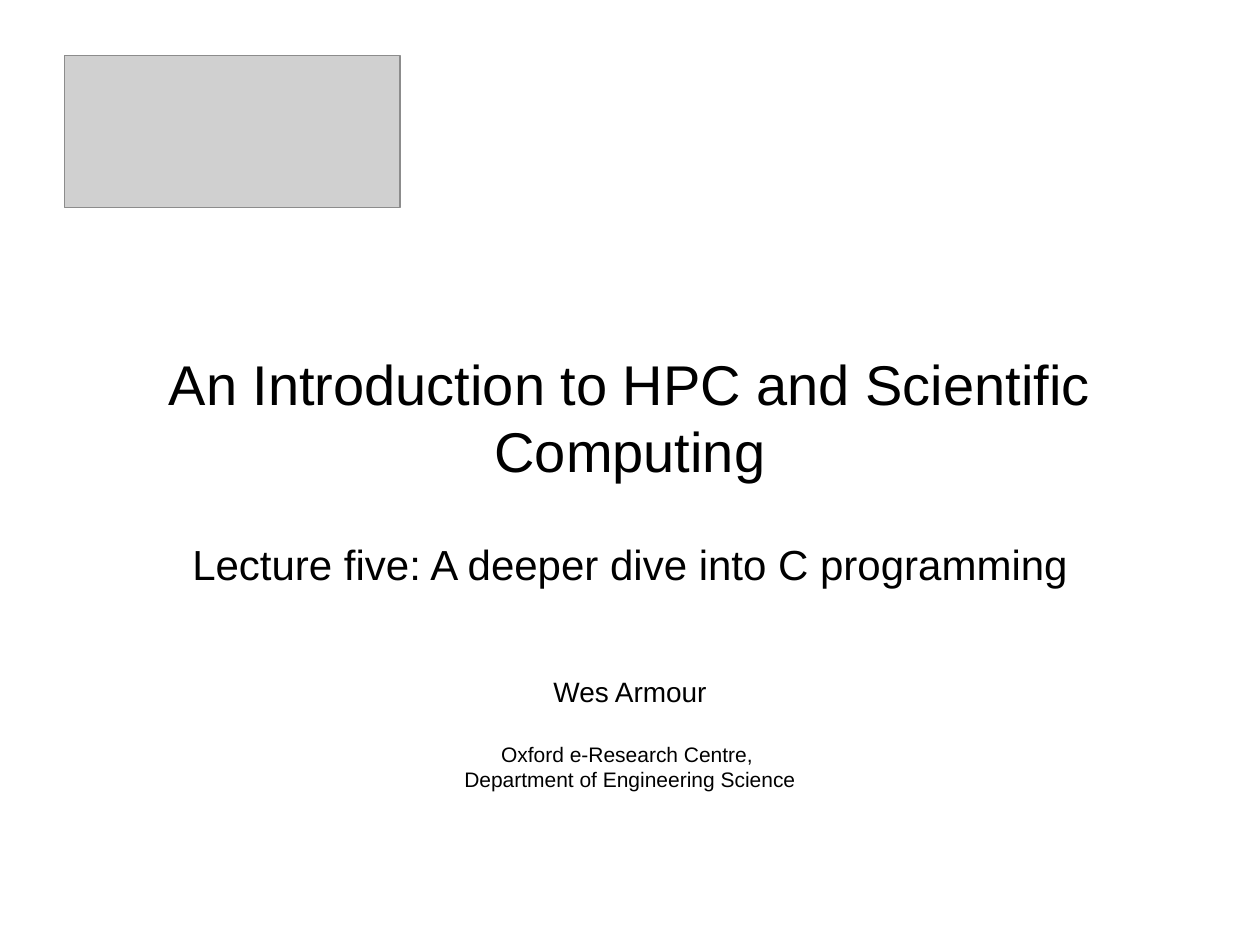
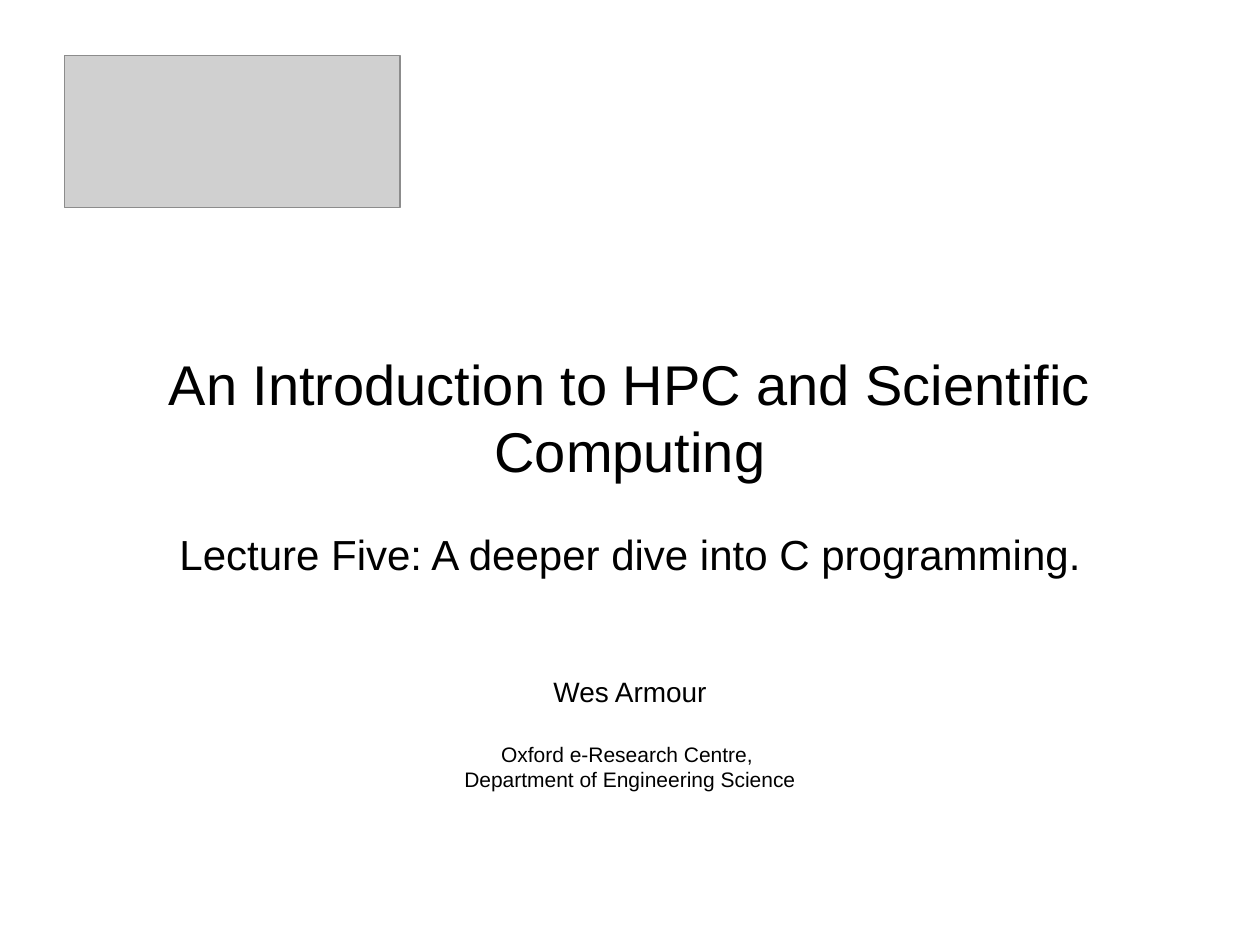
Before and after one commit to francisjudd/CWM-HPC, a slide deck: slide 1 of Lectures/pptx/5_Lecture_five.pptx. Drawn at 1260x945 pixels with LibreOffice and Linux fonts; fonts in the diff are those of the drawing; grey boxes stand for pictures; background and template pictures are left out. Boxes give left, top, right and bottom in pixels: in the first picture for what was removed or moved away, otherwise in the second. Text is boxed around its words. In the diff, an @@ line names an element or a change of style, - is before the commit and + after.

```diff
--- a/Lectures/pptx/5_Lecture_five.pptx
+++ b/Lectures/pptx/5_Lecture_five.pptx
@@ text at [179, 539, 1080, 578]: text changed @@
-Lecture five: A deeper dive into C programming
+Lecture Five: A deeper dive into C programming.
```
Also in this commit, not shown: 12 other files.
